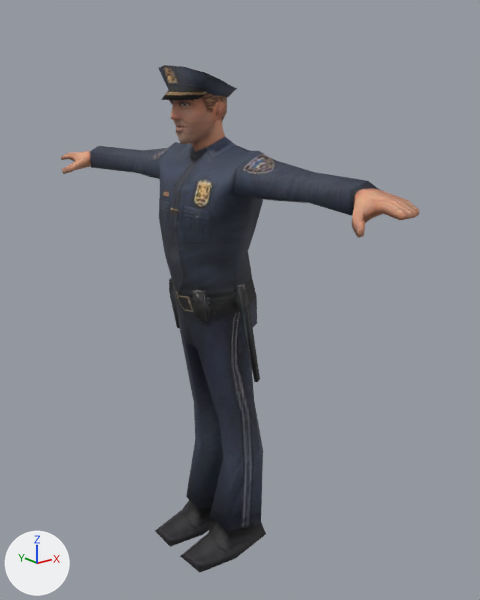
The FBX model Assets/Models/Cutscene/Cop.fbx: old version first, new version second.
Both versions are drawn from a camera (50 mm lens) standing at (-0.0177, -0.0245, 0.0099) and looking at (0.0012, -0.0008, 0.0005). The axes (+X, +Y, +Z) are drawn at lower left. The lights are the same throughout. Where no turn or scale is listed for an object, it has been applied to the vertices.

Names of what the first picture shows: 'Object_Cop01Body256Version1.jpg', 'Object_Cop01Head256Version1.jpg'.
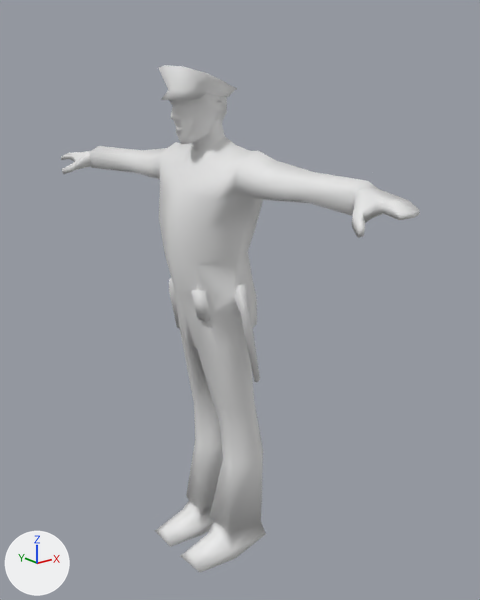
Location of each change, (x1, y1, x2, y2) in pixels of the pictures (480 x 600 px):
'Object_Cop01Body256Version1.jpg', recoloured
    both: (90, 65, 380, 573)
'Object_Cop01Head256Version1.jpg', recoloured (brown to grey)
    both: (61, 93, 419, 238)

The change in detail:
me_mesh_001 has 170 vertices, 312 faces and spans x -0.0021..0.001, y -0.0122..0.0122, z 0.0056..0.0103.
me_mesh_001 no longer uses material mat_mat_1_cop01head256version1_jpg.
me_mesh has 305 vertices, 499 faces and spans x -0.0024..0.0024, y -0.01..0.01, z -0.0125..0.0125.
me_mesh no longer uses material mat_mat_0_cop01body256version1_jpg.
